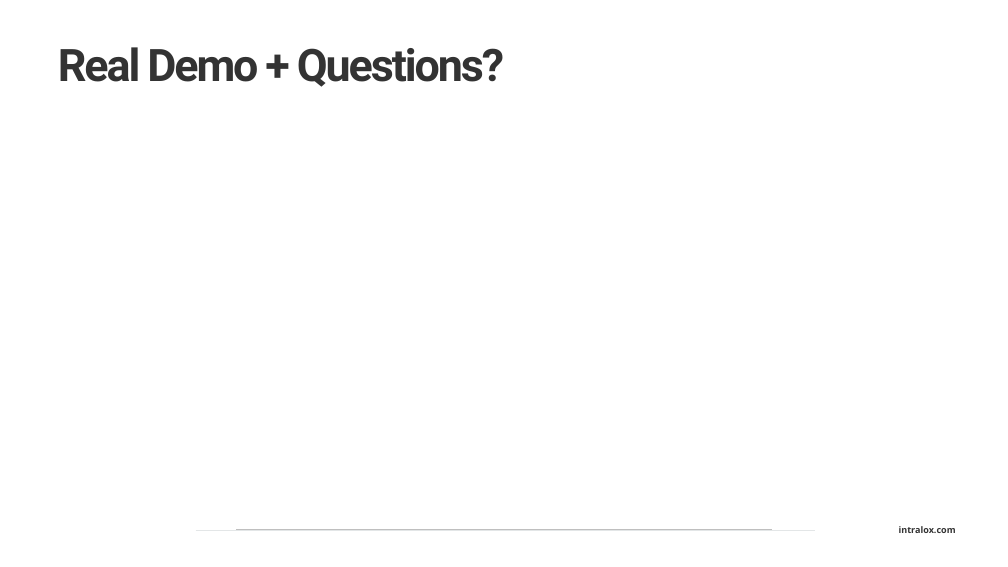
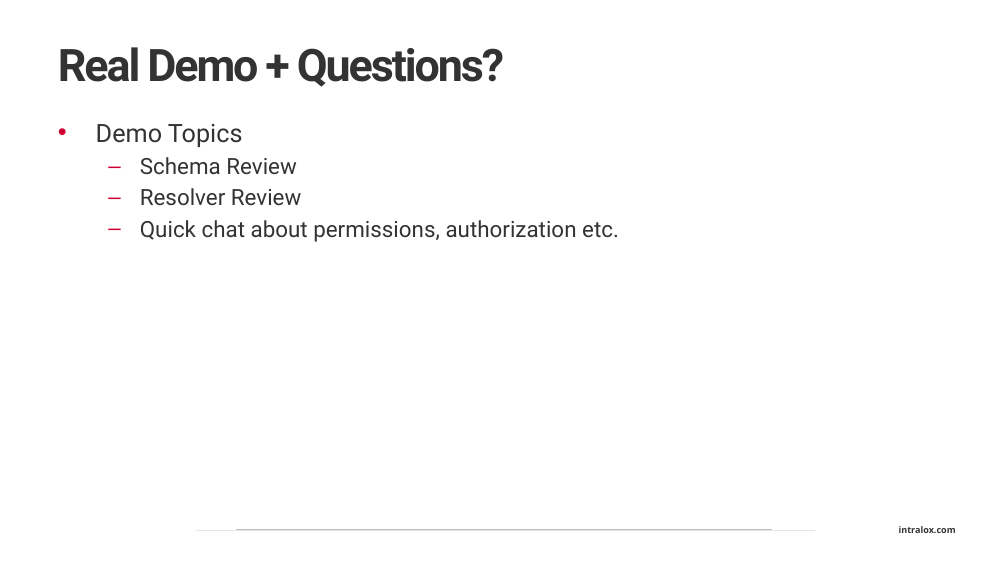
Before and after one commit to NPDSoftwareDev/graphql-presentation, a slide deck: slide 22 of graphql Introduction.pptx. Drawn at 1008x567 pixels with LibreOffice and Linux fonts; fonts in the diff are those of the drawing; background and template pictures are left out. Boxes give left, top, right and bottom in pixels: in the first picture for what was removed or moved away, otherwise in the second. Text is boxed around its words. In the diff, an @@ line names an element or a change of style, - is before the commit and + after.

```diff
--- a/graphql Introduction.pptx
+++ b/graphql Introduction.pptx
@@ text added at (96,124,619,242), 21.3 pt, text #333333 @@
+• Demo Topics
+  – Schema Review
+  – Resolver Review
+  – Quick chat about permissions, authorization etc.
```
Also in this commit, not shown: 10 other slides changed.
